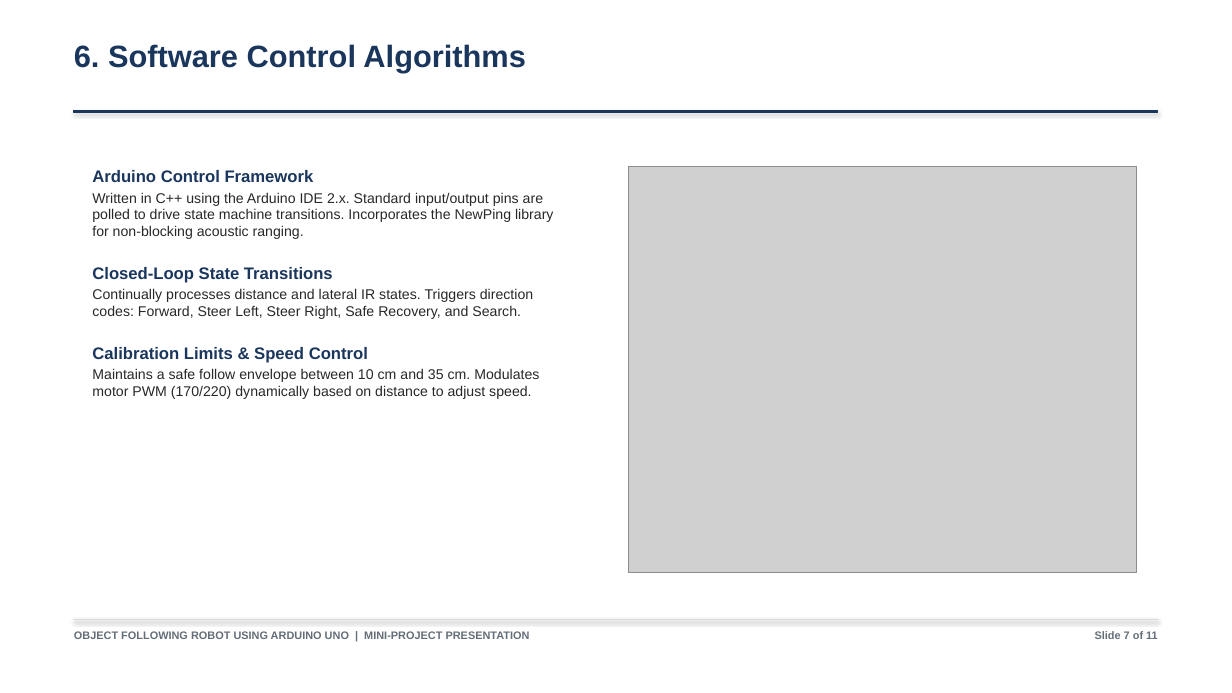
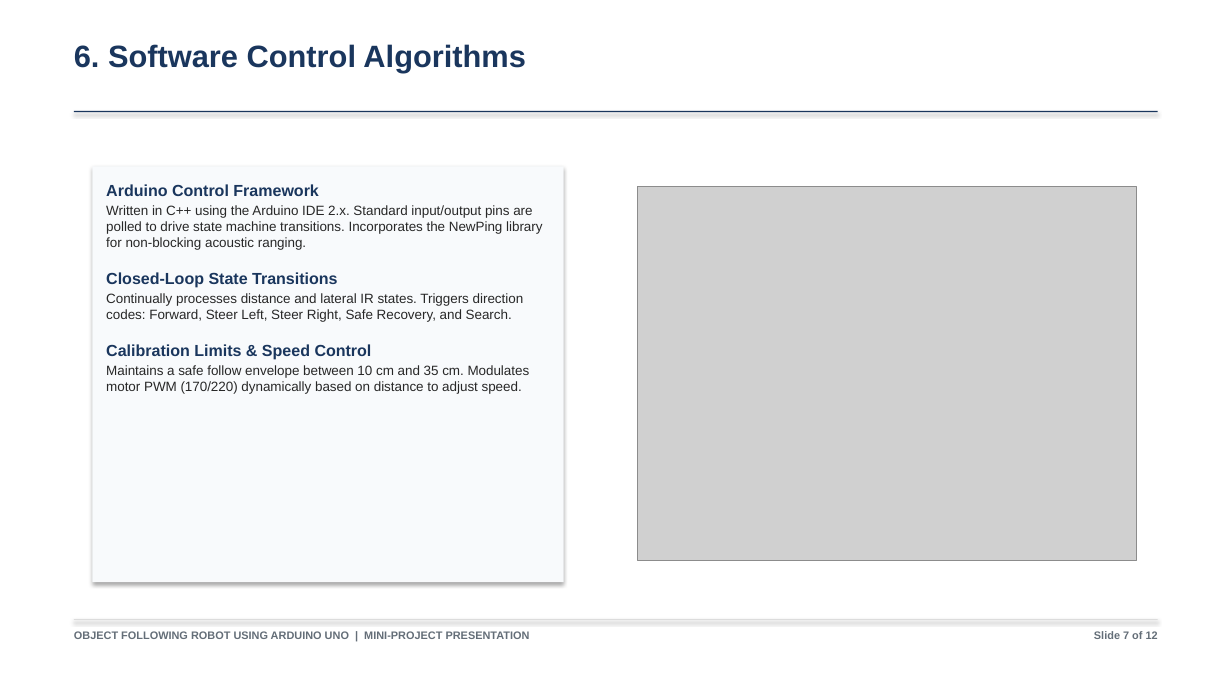
Before and after one commit to Biraj2004/Object-Following-Robot, a slide deck: slide 8 of Object-Following-Robot-Presentation.pptx. Drawn at 1232x693 pixels with LibreOffice and Linux fonts; fonts in the diff are those of the drawing; grey boxes stand for pictures. Boxes give left, top, right and bottom in pixels: in the first picture for what was removed or moved away, otherwise in the second. Text is boxed around its words. In the diff, an @@ line names an element or a change of style, - is before the commit and + after.

```diff
--- a/Object-Following-Robot-Presentation.pptx
+++ b/Object-Following-Robot-Presentation.pptx
@@ rectangle added at (92,166,564,582), fill #F8FAFC @@
@@ text "Arduino Control Framework": place and size @@
-text "Arduino Control Framework" at (92,170,553,399)
+text "Arduino Control Framework" at (106,184,542,394)
@@ text "Arduino Control Framework" at (106,184,542,394): size 13 to 12.5 pt in "Arduino Control Framework", "Closed-Loop State Transitions", "Calibration Limits & Speed Control"; size 11 to 10.5 pt in "Written in C++ using the Arduino IDE ...", "Continually processes distance and lateral IR states. ...", "Maintains a safe follow envelope between 10 ..."; less space between paragraphs @@
@@ picture: place and size @@
-picture at (628,166,1137,573)
+picture at (638,187,1137,561)
@@ text at (1094,631,1158,639): text changed @@
-Slide 7 of 11
+Slide 7 of 12
```
Also in this commit, not shown: 10 other slides changed, 2 slides added, 1 slide removed, 1 other file.
